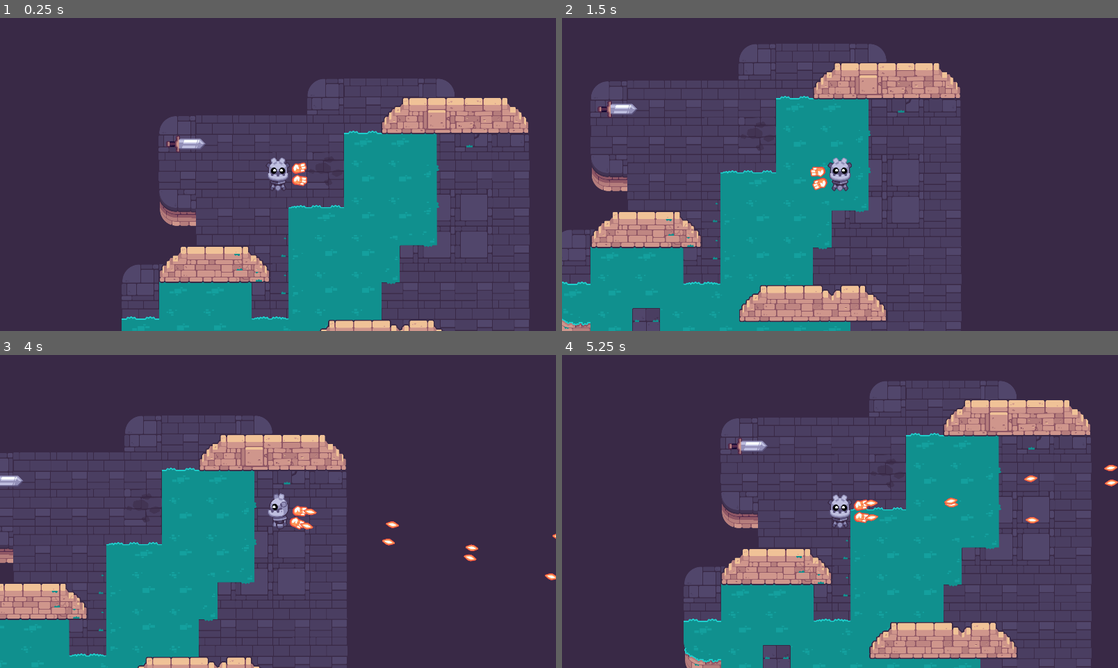
Above: before the commit, frames 1-4 (two rows, left to right).
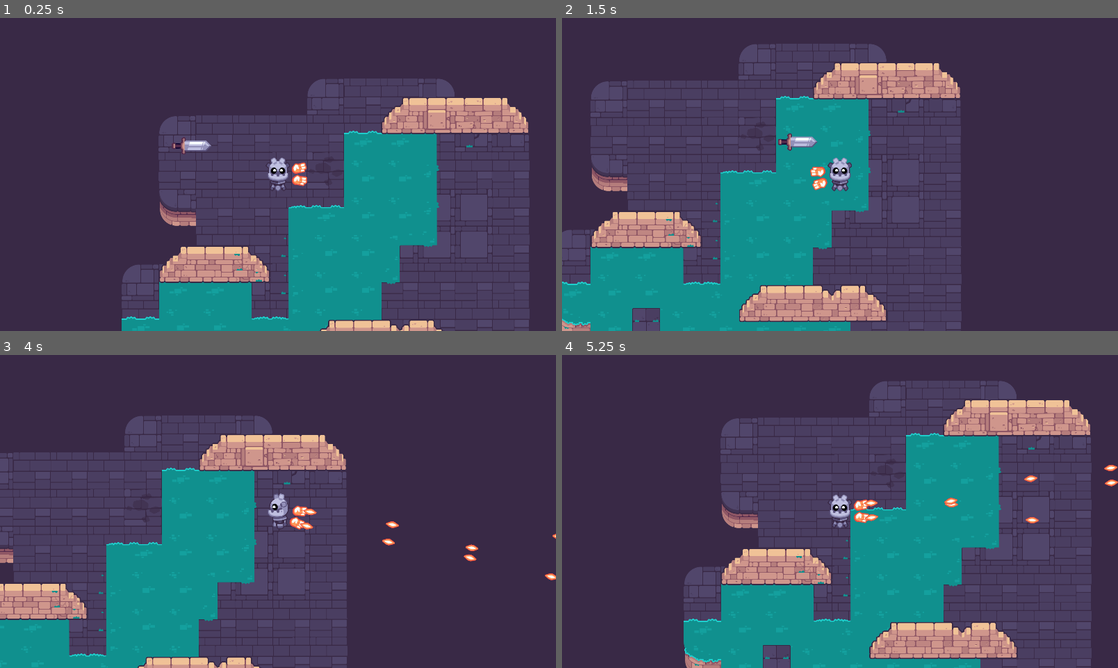
Above: after the commit, the same moments.

Repository: GlutenFreeGrass/Path-Of-Sorcerers
Game: Godot game, scene res://game_test.tscn
Two runs of this game, one before a commit and one after it. Both use one fixed random seed, a clock stepped at 60 frames per second and the inputs below.
Inputs (mouse positions are in pixels of both pictures, inside the frame that each line leads up to):
- Up to frame 1 (0.25 s): no input
- Up to frame 2 (1.5 s): tap Enter at 0.5 s; move the mouse to (962, 158) at 0.52 s; press the mouse at (962, 158) at 0.53 s; hold D (move_right) 0.53-1.28 s; tap Space at 0.77 s; move the mouse to (728, 190) at 1.27 s; release the mouse at (728, 190) at 1.28 s; hold S (move_down) from 1.28 s (still down); tap Z at 1.35 s
- Up to frame 3 (4 s): tap Space at 1.52, 3.02, 3.77 s; move the mouse to (333, 442) at 2.02 s; release S (move_down) at 2.03 s; press the mouse at (333, 442) at 2.03 s; hold D (move_right) 2.03-2.78 s; move the mouse to (250, 574) at 2.77 s; release the mouse at (250, 574) at 2.78 s; hold W (move_up) 2.78-3.53 s; tap Z at 2.85 s; click (250, 574) at 2.92 s; move the mouse to (444, 558) at 3.52 s; press the mouse at (444, 558) at 3.53 s; hold A (move_left) from 3.53 s (still down)
- Up to frame 4 (5.25 s): move the mouse to (673, 464) at 4.27 s; release the mouse at (673, 464) at 4.28 s; tap Z at 4.35 s; tap Space at 4.52 s; move the mouse to (867, 511) at 5.02 s; release A (move_left) at 5.03 s; press the mouse at (867, 511) at 5.03 s; hold S (move_down) from 5.03 s (still down)

The runs differ from the first frame. In frame 1, 0.2% of the frame differs, in the area x 29-38%, y 37-44%; in frame 2, 0.4%, in the area x 6-46%, y 26-43%; in frame 3, 0.1%; in frame 4, 0.2%.

Commit message:
Mob takes damage

Diff:
--- a/M10.twin_stick_workbook/bullet.gd
+++ b/M10.twin_stick_workbook/bullet.gd
@@ -7,13 +7,15 @@
 
 var max_range := 500.0
 var traveled_distance = 0.0
+var damage = 1
 
 
 # Called when the node enters the scene tree for the first time.
 func _ready() -> void:
-	pass # Replace with function body.
-
-
+	body_entered.connect(func(body:Node)-> void:
+		if body is Mob:
+			body.health -= damage
+	)
 # Called every frame. 'delta' is the elapsed time since the previous frame.
 func _process(delta: float) -> void:
 	var distances = speed * delta
@@ -27,3 +29,7 @@
 
 func delete():
 	queue_free()
+
+
+func _on_body_exited(body: Node2D) -> void:
+	delete()
--- a/M10.twin_stick_workbook/bullet.tscn
+++ b/M10.twin_stick_workbook/bullet.tscn
@@ -16,3 +16,5 @@
 [node name="CollisionShape2D" type="CollisionShape2D" parent="."]
 position = Vector2(-1, 0)
 shape = SubResource("CircleShape2D_0fwk2")
+
+[connection signal="body_exited" from="." to="." method="_on_body_exited"]
--- a/M10.twin_stick_workbook/character_body_2d.gd
+++ b/M10.twin_stick_workbook/character_body_2d.gd
@@ -2,6 +2,9 @@
 
 @export var max_speed := 600.0
 @export var acceleration := 700.0
+@export var health = 3: set = set_health
+
+
 var players: Player = null
 @onready var detector: Area2D = $detector
 
@@ -28,3 +31,11 @@
 		var desired_velocity := direction * speed
 		velocity = velocity.move_toward(desired_velocity, acceleration * delta)
 	move_and_slide()
+
+func set_health(new_health: int) -> void:
+	health = new_health
+	if health <= 0:
+		die()
+
+func die() -> void:
+	queue_free()
--- a/M10.twin_stick_workbook/mob.tscn
+++ b/M10.twin_stick_workbook/mob.tscn
@@ -1,13 +1,16 @@
-[gd_scene load_steps=5 format=3 uid="uid://bj5yiqkynec8v"]
+[gd_scene load_steps=6 format=3 uid="uid://bj5yiqkynec8v"]
 
 [ext_resource type="Script" path="res://character_body_2d.gd" id="1_175vt"]
 [ext_resource type="Texture2D" uid="uid://nohjoiah3jgr" path="res://mobs/sword_inactive.png" id="2_7akb2"]
 
 [sub_resource type="CircleShape2D" id="CircleShape2D_h78s8"]
-radius = 22.3607
+radius = 82.0549
 
 [sub_resource type="CircleShape2D" id="CircleShape2D_wtv8i"]
-radius = 250.0
+radius = 500.0
+
+[sub_resource type="CircleShape2D" id="CircleShape2D_rtasf"]
+radius = 69.029
 
 [node name="Mob" type="CharacterBody2D"]
 script = ExtResource("1_175vt")
@@ -23,3 +26,8 @@
 [node name="CollisionShape2D" type="CollisionShape2D" parent="detector"]
 rotation = -1.56953
 shape = SubResource("CircleShape2D_wtv8i")
+
+[node name="HitBox" type="Area2D" parent="."]
+
+[node name="CollisionShape2D" type="CollisionShape2D" parent="HitBox"]
+shape = SubResource("CircleShape2D_rtasf")
